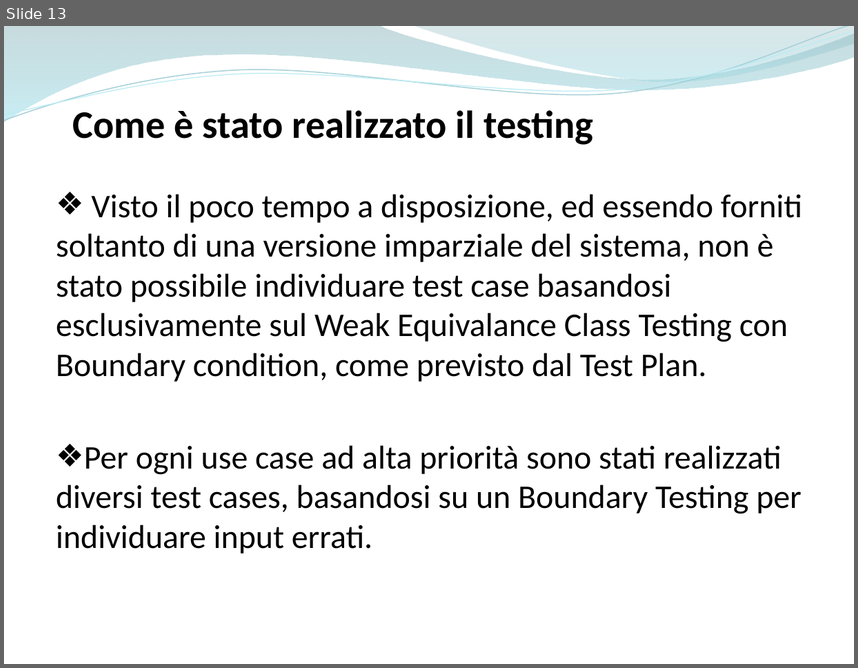
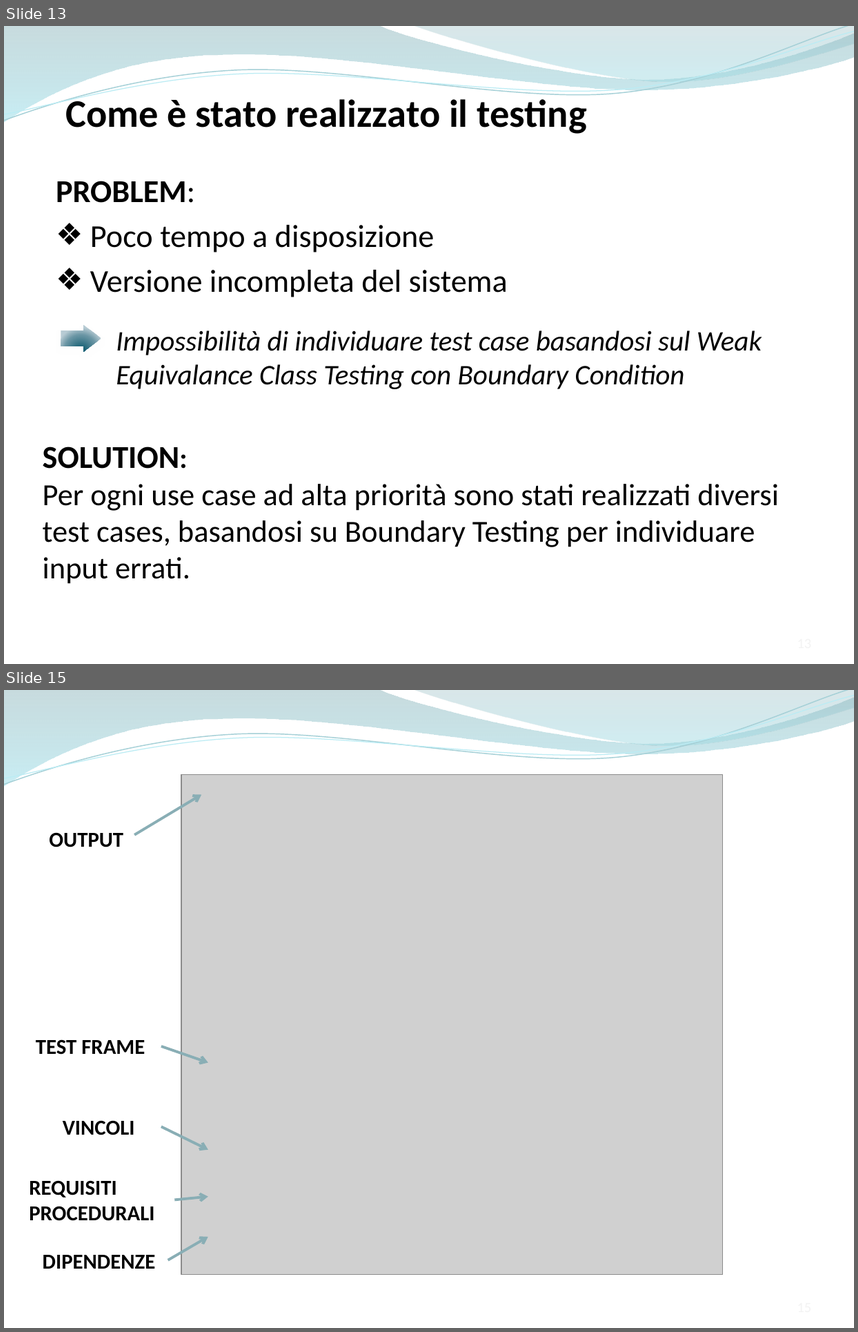
Before and after one commit to ammirate/at-silo, a slide deck: Presentazione/Atsilo2/Ferrara/Ferrara_M_PresentazioneFinale.pptx. Shown one above the other, each under a label of ours: slide 13 before the commit, slides 13 and 15 after it; the slides between them are not shown. The pictures are 858x668 and 858x1332 pixels, drawn with LibreOffice and Linux fonts; fonts in the diff are those of the drawing; grey boxes stand for pictures. Boxes give left, top, right and bottom in pixels: in the first picture for what was removed or moved away, otherwise in the second. Text is boxed around its words. In the diff, an @@ line names an element or a change of style, - is before the commit and + after.

```diff
--- a/Presentazione/Atsilo2/Ferrara/Ferrara_M_PresentazioneFinale.pptx
+++ b/Presentazione/Atsilo2/Ferrara/Ferrara_M_PresentazioneFinale.pptx
@@ slide 15 added at [4, 690, 854, 1328], background #FFFFFF; not listed: 4 template elements that a slide beside it also shows @@
@@ picture added at [181, 774, 723, 1274] @@
@@ arrow added from (135, 834) to (201, 795), #8AAFB5 2.25 pt @@
@@ text added at [49, 832, 123, 847], 18 pt, text #000000, bold @@
+OUTPUT
@@ text added at [36, 1039, 145, 1054], 18 pt, text #000000, bold @@
+TEST FRAME
@@ arrow added from (161, 1046) to (208, 1063), #8AAFB5 2.25 pt @@
@@ text added at [63, 1120, 135, 1135], 18 pt, text #000000, bold @@
+VINCOLI
@@ arrow added from (161, 1126) to (208, 1149), #8AAFB5 2.25 pt @@
@@ text added at [29, 1180, 154, 1221], 18 pt, text #000000, bold @@
+REQUISITI
+PROCEDURALI
@@ arrow added from (175, 1199) to (208, 1196), #8AAFB5 2.25 pt @@
@@ arrow added from (168, 1259) to (208, 1236), #8AAFB5 2.25 pt @@
@@ text added at [43, 1254, 156, 1268], 18 pt, text #000000, bold @@
+DIPENDENZE
@@ slide 13 changed as well @@
@@ text "Come è stato realizzato il ..." rewrapped from [72, 110, 593, 145] to [65, 94, 587, 134] @@
@@ text at [56, 181, 508, 297]: text changed; size 28 to 27 pt @@
-❖ Visto il poco tempo a disposizione, ed essendo forniti soltanto di una versione imparziale del sistema, non è stato possibile individuare test case basandosi esclusivamente sul Weak Equivalance Class Testing con Boundary condition, come previsto dal Test Plan.
-❖ Per ogni use case ad alta priorità sono stati realizzati diversi test cases, basandosi su un Boundary Testing per individuare input errati.
+PROBLEM:
+❖ Poco tempo a disposizione
+❖ Versione incompleta del sistema
@@ right arrow added at [61, 324, 101, 351], fill gradient #005468 to #6A96A5 to #B8CCD4 @@
@@ text added at [116, 330, 762, 389], 24 pt, text #000000, italic @@
+Impossibilità di individuare test case basandosi sul Weak Equivalance Class Testing con Boundary Condition
@@ text added at [43, 446, 779, 584], 26 pt, text #000000 @@
+SOLUTION:
+Per ogni use case ad alta priorità sono stati realizzati diversi test cases, basandosi su Boundary Testing per individuare input errati.
```
Also in this commit, not shown: 12 other slides changed, 4 other slides added, 3 slides removed.
